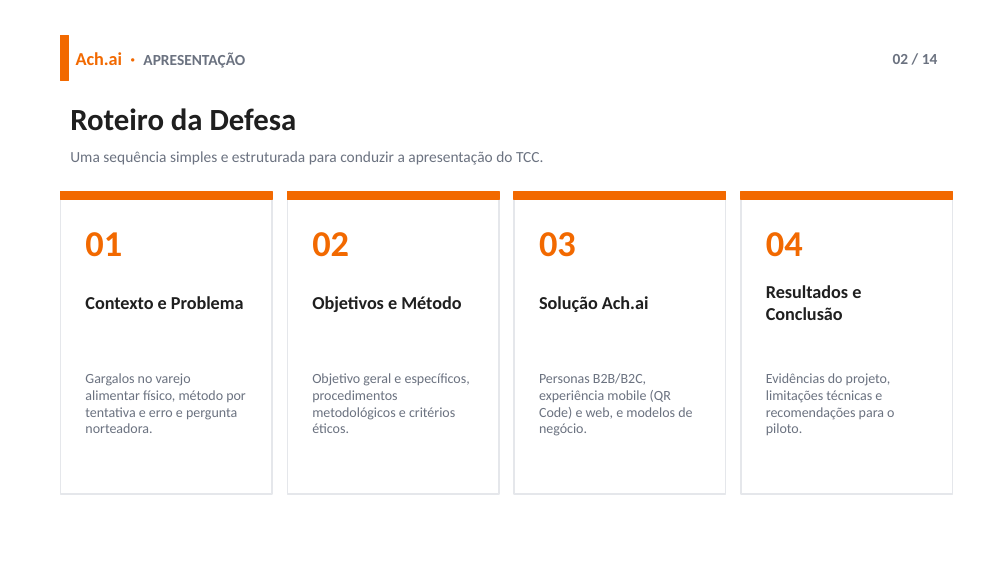
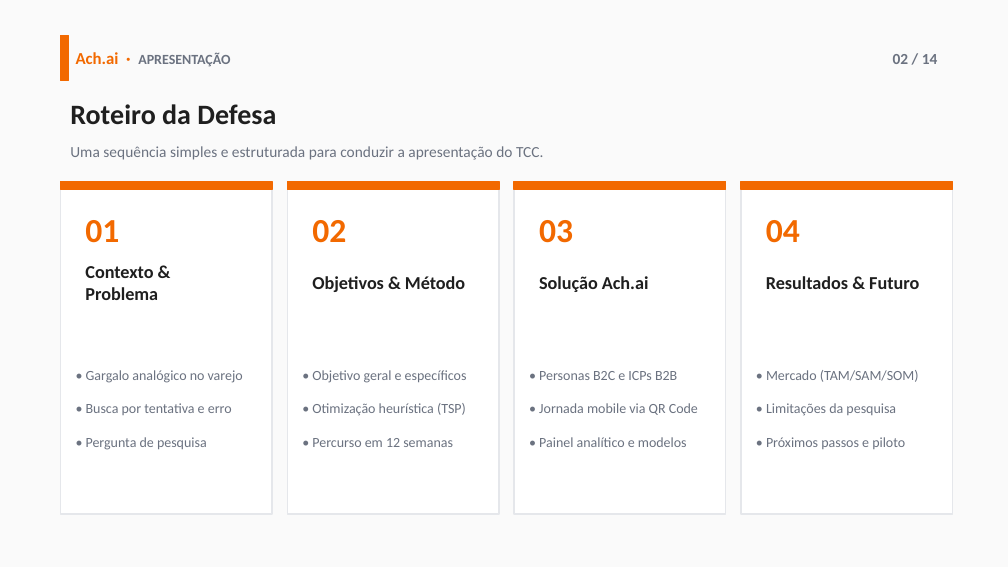
Before and after one commit to 2026-2-NCC7/Projeto2, a slide deck: slide 2 of documentos/apresentações/Ach.ai - Apresentacao TCC (Template 14 Slides).pptx. Drawn at 1008x567 pixels with LibreOffice and Linux fonts; fonts in the diff are those of the drawing. Boxes give left, top, right and bottom in pixels: in the first picture for what was removed or moved away, otherwise in the second. Text is boxed around its words. In the diff, an @@ line names an element or a change of style, - is before the commit and + after.

Commit message:
docs(presentation): atualiza slides com versao concisa e imagens reais do design

```diff
--- a/documentos/apresentações/Ach.ai - Apresentacao TCC (Template 14 Slides).pptx
+++ b/documentos/apresentações/Ach.ai - Apresentacao TCC (Template 14 Slides).pptx
@@ background #FFFFFF to #FAFAFA @@
@@ text "Ach.ai · APRESENTAÇÃO" at (x1=76, y1=52, x2=230, y2=67): size 13 to 12 pt in "Ach.ai ·"; size 11 to 10 pt in "APRESENTAÇÃO" @@
@@ text "Roteiro da Defesa" at (x1=70, y1=104, x2=276, y2=125): size 22 to 20 pt @@
@@ text "Uma sequência simples e estruturada ..." moved from (x1=70, y1=151, x2=544, y2=165) to (x1=70, y1=146, x2=544, y2=160) @@
@@ rectangle resized from (x1=60, y1=192, x2=272, y2=494) to (x1=60, y1=181, x2=272, y2=514) @@
@@ text "01" moved from (x1=85, y1=232, x2=122, y2=257) to (x1=85, y1=220, x2=119, y2=243) @@
@@ rectangle resized from (x1=287, y1=192, x2=499, y2=494) to (x1=287, y1=181, x2=499, y2=514) @@
@@ text "02" moved from (x1=312, y1=232, x2=349, y2=257) to (x1=312, y1=220, x2=346, y2=243) @@
@@ rectangle resized from (x1=514, y1=192, x2=726, y2=494) to (x1=514, y1=181, x2=726, y2=514) @@
@@ text "03" moved from (x1=539, y1=232, x2=576, y2=257) to (x1=539, y1=220, x2=573, y2=243) @@
@@ 4 rectangles moved together from (x1=60, y1=192, x2=953, y2=200) to (x1=60, y1=181, x2=953, y2=190) @@
@@ rectangle resized from (x1=741, y1=192, x2=953, y2=494) to (x1=741, y1=181, x2=953, y2=514) @@
@@ size 26 to 24 pt in 4 elements at (x1=85, y1=220, x2=119, y2=243), (x1=312, y1=220, x2=346, y2=243), (x1=539, y1=220, x2=573, y2=243), (x1=766, y1=220, x2=800, y2=243) @@
@@ text "04" moved from (x1=766, y1=232, x2=803, y2=257) to (x1=766, y1=220, x2=800, y2=243) @@
@@ text at (x1=85, y1=266, x2=158, y2=300): text changed @@
-Contexto e Problema
+Contexto & Problema
@@ text "Solução Ach.ai" moved from (x1=539, y1=296, x2=649, y2=312) to (x1=539, y1=276, x2=649, y2=292) @@
@@ text at (x1=312, y1=276, x2=465, y2=292): text changed @@
-Objetivos e Método
+Objetivos & Método
@@ text at (x1=766, y1=276, x2=919, y2=289): text changed @@
-Resultados e Conclusão
+Resultados & Futuro
@@ text at (x1=86, y1=370, x2=243, y2=450): text changed @@
-Gargalos no varejo alimentar físico, método por tentativa e erro e pergunta norteadora.
+• Gargalo analógico no varejo
+• Busca por tentativa e erro
+• Pergunta de pesquisa
@@ text at (x1=312, y1=370, x2=467, y2=447): text changed @@
-Objetivo geral e específicos, procedimentos metodológicos e critérios éticos.
+• Objetivo geral e específicos
+• Otimização heurística (TSP)
+• Percurso em 12 semanas
@@ text at (x1=539, y1=371, x2=698, y2=447): text changed @@
-Personas B2B/B2C, experiência mobile (QR Code) e web, e modelos de negócio.
+• Personas B2C e ICPs B2B
+• Jornada mobile via QR Code
+• Painel analítico e modelos
@@ text at (x1=766, y1=370, x2=919, y2=449): text changed @@
-Evidências do projeto, limitações técnicas e recomendações para o piloto.
+• Mercado (TAM/SAM/SOM)
+• Limitações da pesquisa
+• Próximos passos e piloto
```
Also in this commit, not shown: 9 other slides changed, 4 slides added, 4 slides removed.
